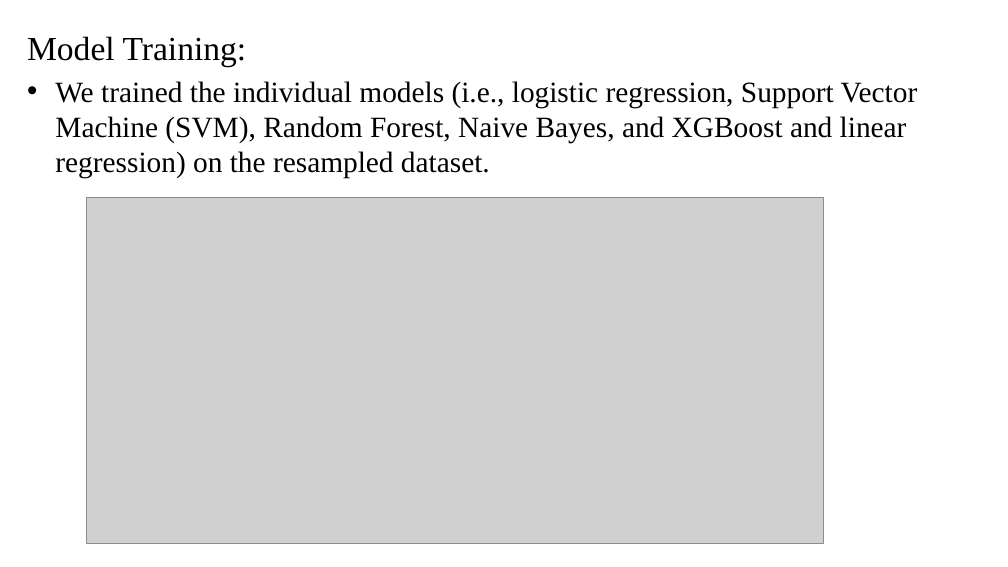
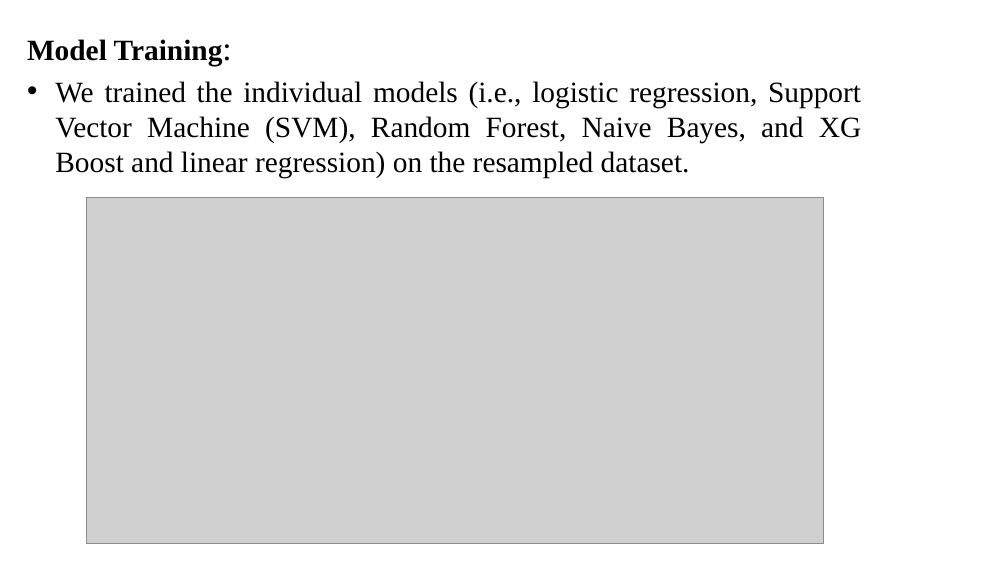
Before and after one commit to jes1326/Jeswanth_Puducherry_Tecnological_University, a slide deck: slide 14 of coappsinternship.pptx. Drawn at 1008x567 pixels with LibreOffice and Linux fonts; fonts in the diff are those of the drawing; grey boxes stand for pictures; background and template pictures are left out. Boxes give left, top, right and bottom in pixels: in the first picture for what was removed or moved away, otherwise in the second. Text is boxed around its words. In the diff, an @@ line names an element or a change of style, - is before the commit and + after.

```diff
--- a/coappsinternship.pptx
+++ b/coappsinternship.pptx
@@ text at [27,39,223,66]: size 32 to 28 pt, bold on in "Model Training:"; alignment left to justified @@
@@ text at [55,81,861,179]: text changed @@
-• We trained the individual models (i.e., logistic regression, Support Vector Machine (SVM), Random Forest, Naive Bayes, and XGBoost and linear regression) on the resampled dataset.
+• We trained the individual models (i.e., logistic regression, Support Vector Machine (SVM), Random Forest, Naive Bayes, and XG Boost and linear regression) on the resampled dataset.
```
Also in this commit, not shown: 17 other slides changed.
